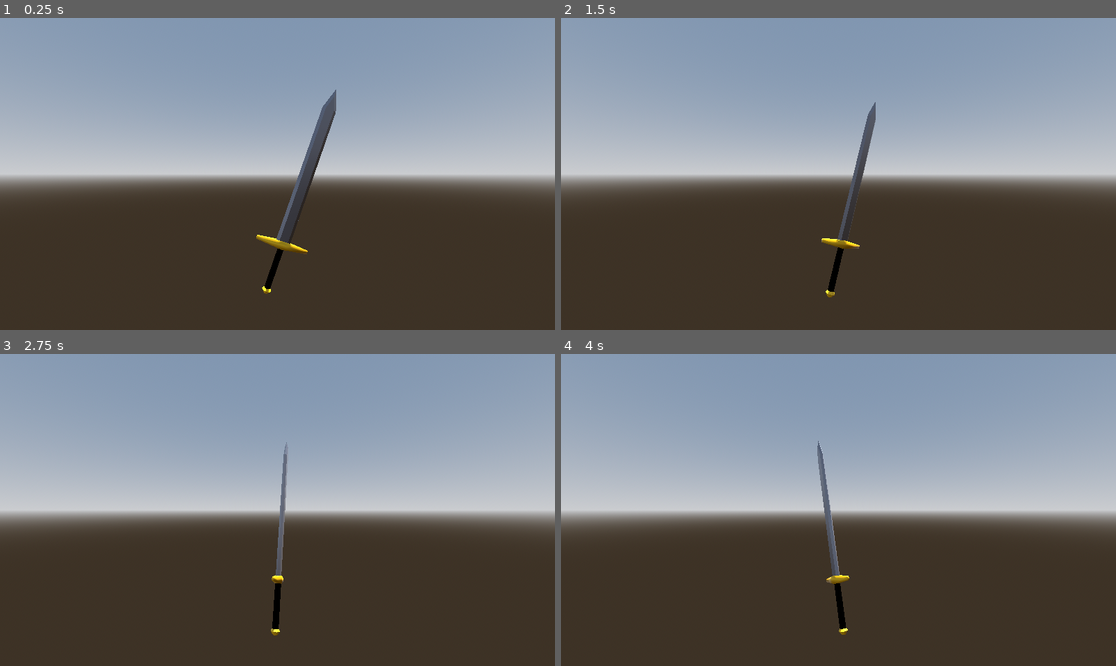
Above: before the commit, frames 1-4 (two rows, left to right).
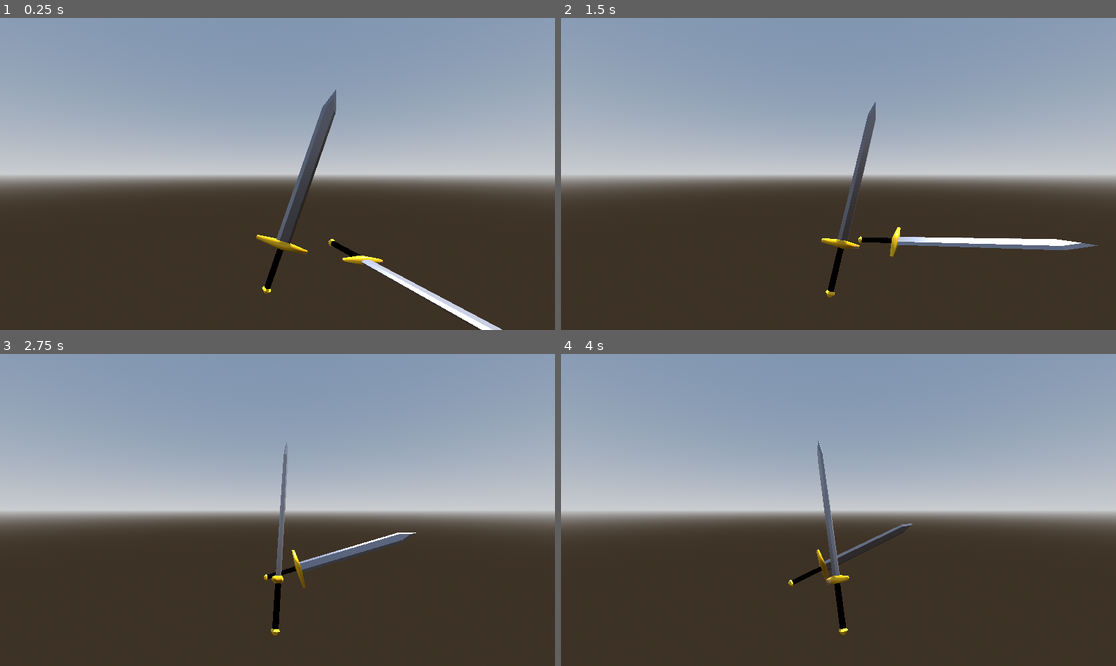
Above: after the commit, the same moments.

Repository: KameronHodge/KameronHodge.github.io
Game: Godot game, scene res://display.tscn
The game is run twice, just before and just after one commit, with the same random seed, the same clock (stepped at 60 frames per second) and the same inputs.
Inputs:
- Up to frame 1 (0.25 s): no input
- Up to frame 2 (1.5 s): no input
- Up to frame 3 (2.75 s): no input
- Up to frame 4 (4 s): no input

The runs differ from the first frame. In frame 1, 0.9% of the frame differs, in the area x 59-91%, y 70-100%; in frame 2, 1.2%, in the area x 53-97%, y 67-77%; in frame 3, 0.7%; in frame 4, 0.3%.

Commit message:
Update display.tscn

Diff:
--- a/project/webportfoliotest/display.tscn
+++ b/project/webportfoliotest/display.tscn
@@ -28,5 +28,9 @@
 transform = Transform3D(0.941805, -1.4694e-08, -0.336158, -0.336158, -4.11676e-08, -0.941805, 0, 1, -4.37114e-08, 0, 0, 0)
 script = ExtResource("2_mytll")
 
+[node name="sword" parent="sword" instance=ExtResource("1_ru5jf")]
+transform = Transform3D(0.941805, -5.50331e-21, -0.336158, -0.336158, -4.11676e-08, -0.941805, 1.46939e-08, 1, -4.07888e-08, 7.59733, -1.18533e-07, -2.71171)
+script = ExtResource("2_mytll")
+
 [node name="Camera3D" type="Camera3D" parent="."]
 transform = Transform3D(1, 0, 0, 0, 1, 0, 0, 0, 1, 0, 8.52995, 20.6021)
